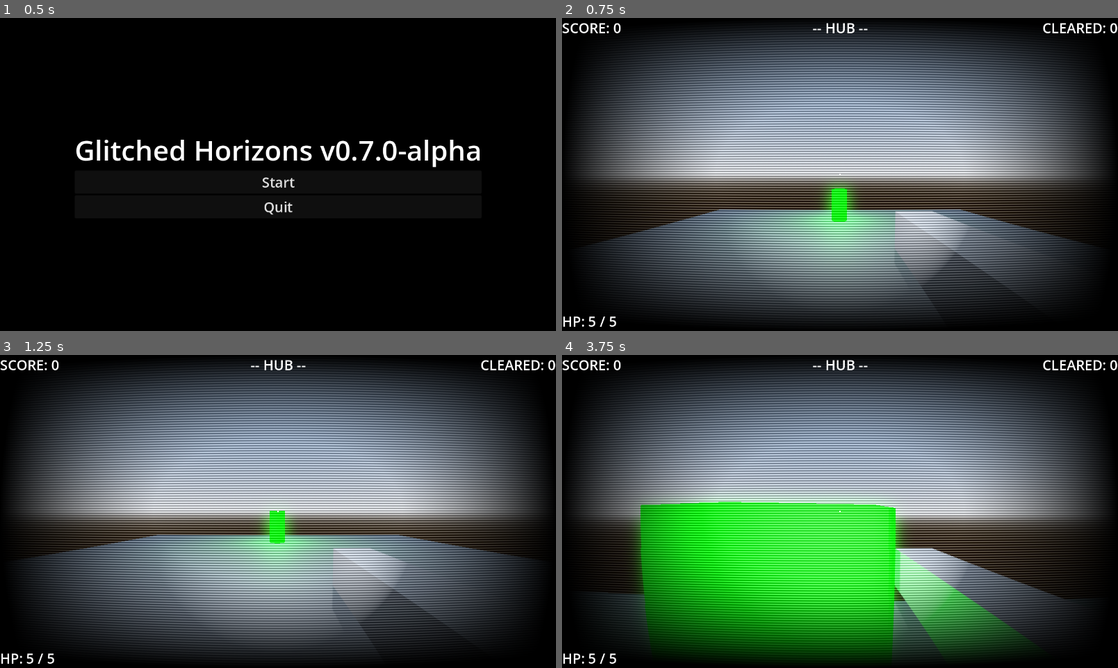
Above: before the commit, frames 1-4 (two rows, left to right).
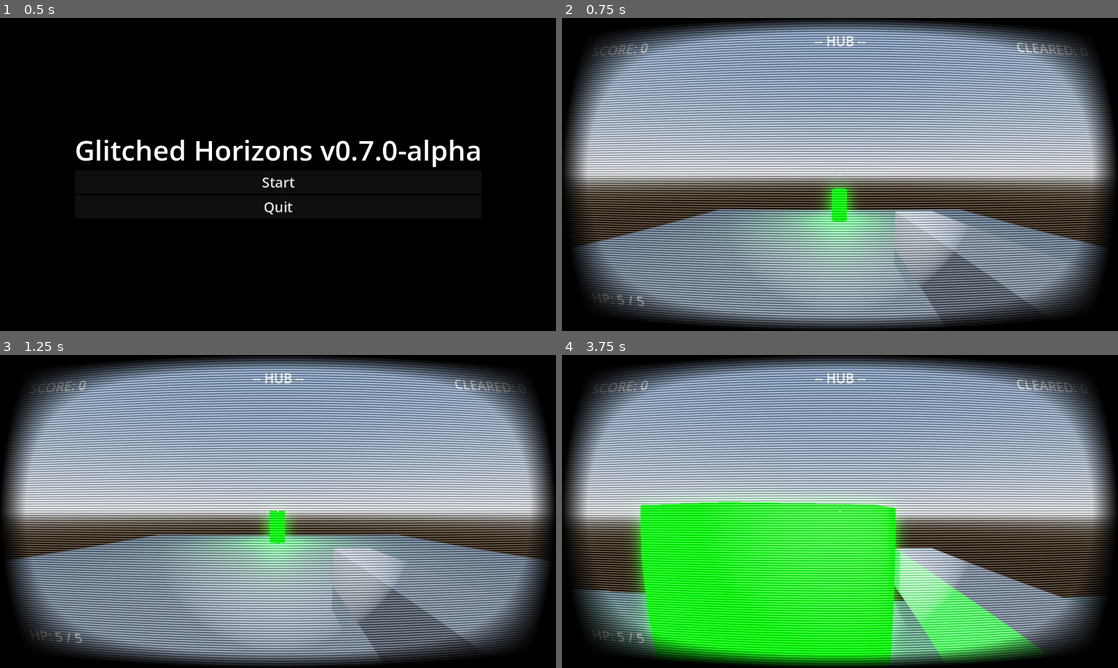
Above: after the commit, the same moments.

Repository: EnderiousGaming/R0-0TRoguelike
Game: Godot game, scene res://scenes/main_menu.tscn
Same seed, same stepped clock (60 frames per second), same inputs: the game is played once before the commit and once after it.
Inputs (mouse positions are in pixels of both pictures, inside the frame that each line leads up to):
- Up to frame 1 (0.5 s): no input
- Up to frame 2 (0.75 s): click "Start" at 0.5 s
- Up to frame 3 (1.25 s): no input
- Up to frame 4 (3.75 s): tap Enter (ui_accept) at 1.25, 1.52, 2.27 s; move the mouse to (867, 511) at 1.27 s; press the mouse at (867, 511) at 1.28 s; hold Up (ui_up) from 1.28 s (still down); move the mouse to (812, 511) at 2.02 s; release the mouse at (812, 511) at 2.03 s; click (812, 511) at 2.1 s; move the mouse to (851, 505) at 2.77 s; press the mouse at (851, 505) at 2.78 s; move the mouse to (834, 517) at 3.52 s; release the mouse at (834, 517) at 3.53 s; click (834, 517) at 3.6 s

Frame 1 is identical in both runs. In frame 2, 57% of the frame differs, in the area x 0-100%, y 0-100%; in frame 3, 58%; in frame 4, 60%.

Commit message:
Added CRT Filter and added fire rate upgrades

Diff:
--- a/scenes/player.tscn
+++ b/scenes/player.tscn
@@ -21,7 +21,8 @@
 
 [sub_resource type="ShaderMaterial" id="ShaderMaterial_qhqgy"]
 shader = ExtResource("2_g2els")
-shader_parameter/curvature = 3.5
+shader_parameter/vignette_multiplier = 90.0000042275
+shader_parameter/curvature = 3.000000095
 shader_parameter/scanline_count = 250.0
 shader_parameter/scanline_intensity = 0.2
 
@@ -66,17 +67,6 @@
 shadow_enabled = true
 spot_range = 30.0
 spot_angle = 35.0
-
-[node name="CRTFilter" type="CanvasLayer" parent="." unique_id=333146233]
-
-[node name="ColorRect" type="ColorRect" parent="CRTFilter" unique_id=1175821264]
-material = SubResource("ShaderMaterial_qhqgy")
-anchors_preset = 15
-anchor_right = 1.0
-anchor_bottom = 1.0
-grow_horizontal = 2
-grow_vertical = 2
-mouse_filter = 2
 
 [node name="HUD" type="CanvasLayer" parent="." unique_id=961869898]
 
@@ -98,8 +88,10 @@
 anchors_preset = 2
 anchor_top = 1.0
 anchor_bottom = 1.0
-offset_top = -45.0
-offset_right = 79.0
+offset_left = 30.0
+offset_top = -75.0
+offset_right = 109.0
+offset_bottom = -30.0
 grow_vertical = 0
 theme_override_font_sizes/font_size = 32
 text = "HP: 5"
@@ -154,8 +146,10 @@
 text = "QUIT TO MENU"
 
 [node name="ScoreDisplay" type="Label" parent="HUD" unique_id=1897526958]
-offset_right = 137.0
-offset_bottom = 45.0
+offset_left = 30.0
+offset_top = 30.0
+offset_right = 167.0
+offset_bottom = 75.0
 theme_override_font_sizes/font_size = 32
 text = "SCORE: 0"
 
@@ -163,8 +157,10 @@
 anchors_preset = 1
 anchor_left = 1.0
 anchor_right = 1.0
-offset_left = -174.0
-offset_bottom = 45.0
+offset_left = -204.0
+offset_top = 30.0
+offset_right = -30.0
+offset_bottom = 75.0
 grow_horizontal = 0
 theme_override_font_sizes/font_size = 32
 text = "CLEARED: 0"
@@ -188,10 +184,23 @@
 anchor_left = 0.5
 anchor_right = 0.5
 offset_left = -20.0
+offset_top = 30.0
 offset_right = 20.0
-offset_bottom = 23.0
-grow_horizontal = 2
-theme_override_font_sizes/font_size = 32
+offset_bottom = 75.0
+grow_horizontal = 2
+theme_override_font_sizes/font_size = 32
+
+[node name="CRTFilter" type="CanvasLayer" parent="." unique_id=333146233]
+layer = 100
+
+[node name="ColorRect" type="ColorRect" parent="CRTFilter" unique_id=1175821264]
+material = SubResource("ShaderMaterial_qhqgy")
+anchors_preset = 15
+anchor_right = 1.0
+anchor_bottom = 1.0
+grow_horizontal = 2
+grow_vertical = 2
+mouse_filter = 2
 
 [connection signal="pressed" from="HUD/PauseMenu/VBoxContainer/ResumeButton" to="." method="_on_resume_button_pressed"]
 [connection signal="pressed" from="HUD/PauseMenu/VBoxContainer/QuitButton" to="." method="_on_quit_button_pressed"]
--- a/scenes/shop_menu.tscn
+++ b/scenes/shop_menu.tscn
@@ -57,6 +57,11 @@
 theme_override_font_sizes/font_size = 32
 text = "UPGRADE LASER (+1 DMG) - 1000 SCORE"
 
+[node name="FireRateButton" type="Button" parent="VBoxContainer" unique_id=1667258068]
+layout_mode = 2
+theme_override_font_sizes/font_size = 32
+text = "UPGRADE FIRE RATE (+25%) - 1000"
+
 [node name="SpeedButton" type="Button" parent="VBoxContainer" unique_id=240835041]
 layout_mode = 2
 theme_override_font_sizes/font_size = 32
@@ -78,6 +83,7 @@
 text = "CLOSE TERMINAL"
 
 [connection signal="pressed" from="VBoxContainer/DamageButton" to="." method="_on_damage_button_pressed"]
+[connection signal="pressed" from="VBoxContainer/FireRateButton" to="." method="_on_fire_rate_button_pressed"]
 [connection signal="pressed" from="VBoxContainer/SpeedButton" to="." method="_on_speed_button_pressed"]
 [connection signal="pressed" from="VBoxContainer/HealButton" to="." method="_on_heal_button_pressed"]
 [connection signal="pressed" from="VBoxContainer/MaxHealthButton" to="." method="_on_max_health_button_pressed"]
--- a/scripts/player.gd
+++ b/scripts/player.gd
@@ -27,7 +27,6 @@
 
 # NEW: Auto-fire tracking
 var fire_cooldown = 0.0
-var fire_rate = 0.25 # How many seconds between shots. (0.25 is 4 shots per second)
 
 # --- INITIALIZATION ---
 func _ready():
@@ -187,7 +186,8 @@
 	if Input.is_action_pressed("shoot") and Input.get_mouse_mode() == Input.MOUSE_MODE_CAPTURED:
 		if fire_cooldown <= 0.0:
 			fire_weapon()
-			fire_cooldown = fire_rate # Reset the timer!
+			# Pull the current upgraded speed from the RunManager!
+			fire_cooldown = RunManager.fire_rate
 
 func announce(message: String):
 	announcement_label.text = message
--- a/scripts/run_manager.gd
+++ b/scripts/run_manager.gd
@@ -17,6 +17,9 @@
 var laser_damage = 1
 var player_speed_multiplier = 1.0
 
+var fire_rate = 0.25
+var fire_rate_cost = 1000
+
 func reset_run():
 	print("SYSTEM: Resetting run variables...")
 	current_stage = 0
@@ -29,3 +32,5 @@
 	speed_cost = 800
 	damage_cost = 1000
 	max_health_cost = 1200
+	fire_rate = 0.25
+	fire_rate_cost = 1000
--- a/scripts/shop_menu.gd
+++ b/scripts/shop_menu.gd
@@ -8,6 +8,7 @@
 @onready var speed_button = $VBoxContainer/SpeedButton
 @onready var damage_button = $VBoxContainer/DamageButton
 @onready var max_health_button = $VBoxContainer/MaxHealthButton
+@onready var fire_rate_button = $VBoxContainer/FireRateButton
 
 func _ready():
 	update_ui()
@@ -17,10 +18,11 @@
 	health_display.text = "HP: " + str(RunManager.current_health) + " / " + str(RunManager.max_health)
 
 	# Dynamically update the button text to show the current inflated price
+	fire_rate_button.text = "OVERCLOCK BLASTER (+FIRE RATE) - " + str(RunManager.fire_rate_cost) + " SCORE"
 	heal_button.text = "RESTORE HEALTH (+1 HP) - " + str(RunManager.heal_cost) + " SCORE"
 	speed_button.text = "OVERCLOCK LEGS (+10% SPD) - " + str(RunManager.speed_cost) + " SCORE"
 	damage_button.text = "UPGRADE LASER (+1 DMG) - " + str(RunManager.damage_cost) + " SCORE"
-	max_health_button.text = "UPGRADE CHASSIS (+1 MAX HP) - " + str(RunManager.max_health_cost) + " SCORE"
+	max_health_button.text = "UPGRADE MAX HP (+1 MAX HP) - " + str(RunManager.max_health_cost) + " SCORE"
 
 func _on_heal_button_pressed():
 	if RunManager.current_health >= RunManager.max_health:
@@ -80,3 +82,24 @@
 	visible = false
 	Input.set_mouse_mode(Input.MOUSE_MODE_CAPTURED)
 	get_tree().paused = false
+
+
+func _on_fire_rate_button_pressed():
+	# Hard cap the fire rate so the engine doesn't crash from infinite loops
+	if RunManager.fire_rate <= 0.05:
+		print("SYSTEM: Blaster Overclock at maximum capacity!")
+		return
+
+	if RunManager.score >= RunManager.fire_rate_cost:
+		RunManager.score -= RunManager.fire_rate_cost
+
+		# Lower the cooldown by 0.05 seconds per upgrade, with a hard minimum limit of 0.05
+		RunManager.fire_rate = max(0.05, RunManager.fire_rate - 0.05)
+
+		# Inflate the cost
+		RunManager.fire_rate_cost = int(RunManager.fire_rate_cost * 1.5)
+
+		print("SYSTEM: Fire rate upgraded to ", RunManager.fire_rate)
+		update_ui()
+	else:
+		print("ERROR: INSUFFICIENT FUNDS")
--- a/shaders/player.gdshader
+++ b/shaders/player.gdshader
@@ -1,4 +1,6 @@
 shader_type canvas_item;
+
+uniform float vignette_multiplier : hint_range(1.0, 100.0) = 50.0;
 
 // Grab the screen texture
 uniform sampler2D screen_texture : hint_screen_texture, filter_linear_mipmap;
@@ -28,8 +30,8 @@
 
         // 5. Apply a slight vignette (darken the corners)
         float vignette = uv.x * uv.y * (1.0 - uv.x) * (1.0 - uv.y);
-        color.rgb *= clamp(vignette * 20.0, 0.0, 1.0);
+        color.rgb *= clamp(vignette * vignette_multiplier, 0.0, 1.0);
 
-        COLOR = color;
+        COLOR = vec4(color.rgb, 1.0);
     }
 }
